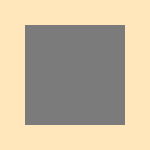
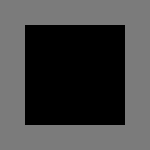
Comparing the layer stacks of the two w=150, h=150 images. Changes:
painted on "Rectangle 1" (1st of 2, in "Artboard 1") over [25, 25, 125, 125]
painted on "Rectangle 1" (2nd of 2, in "Artboard 1") over [0, 0, 150, 150]
